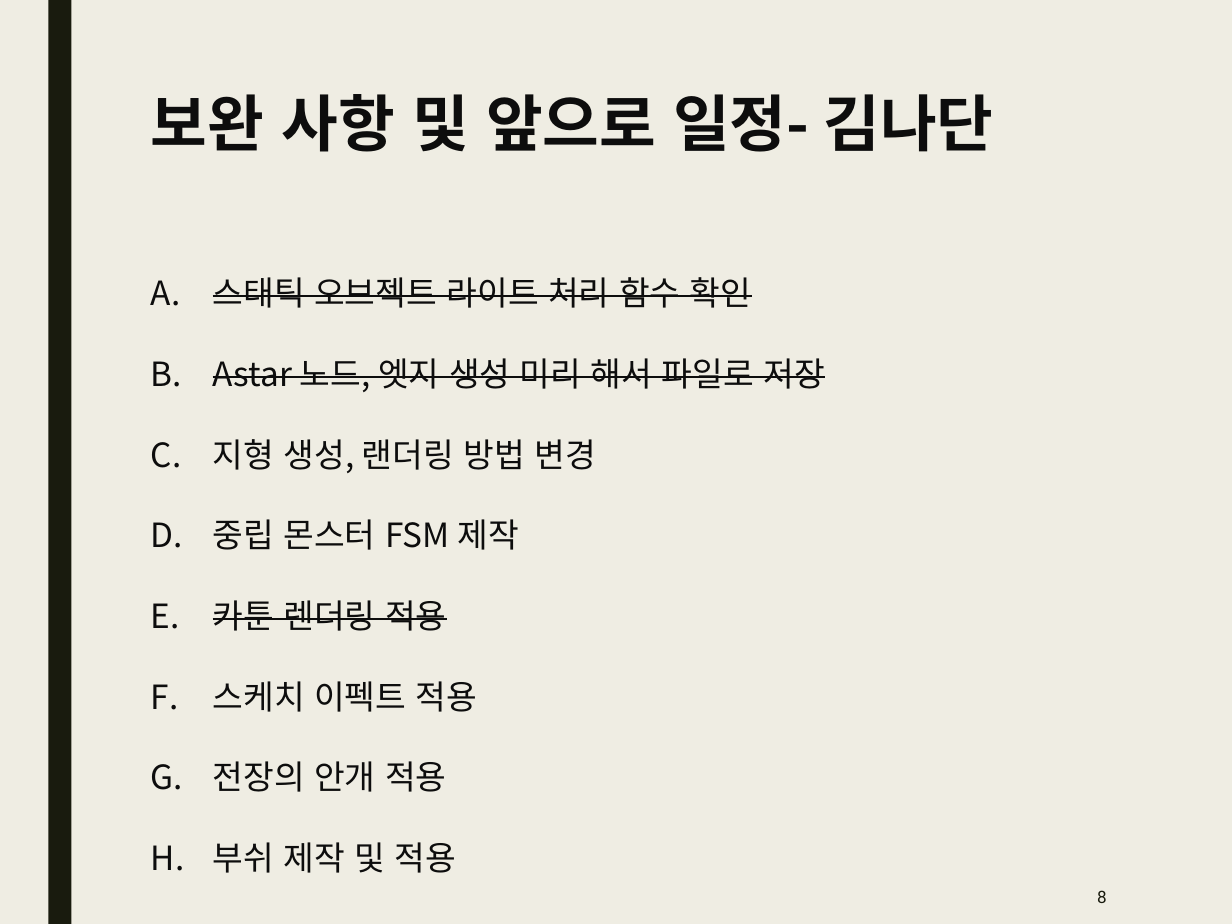
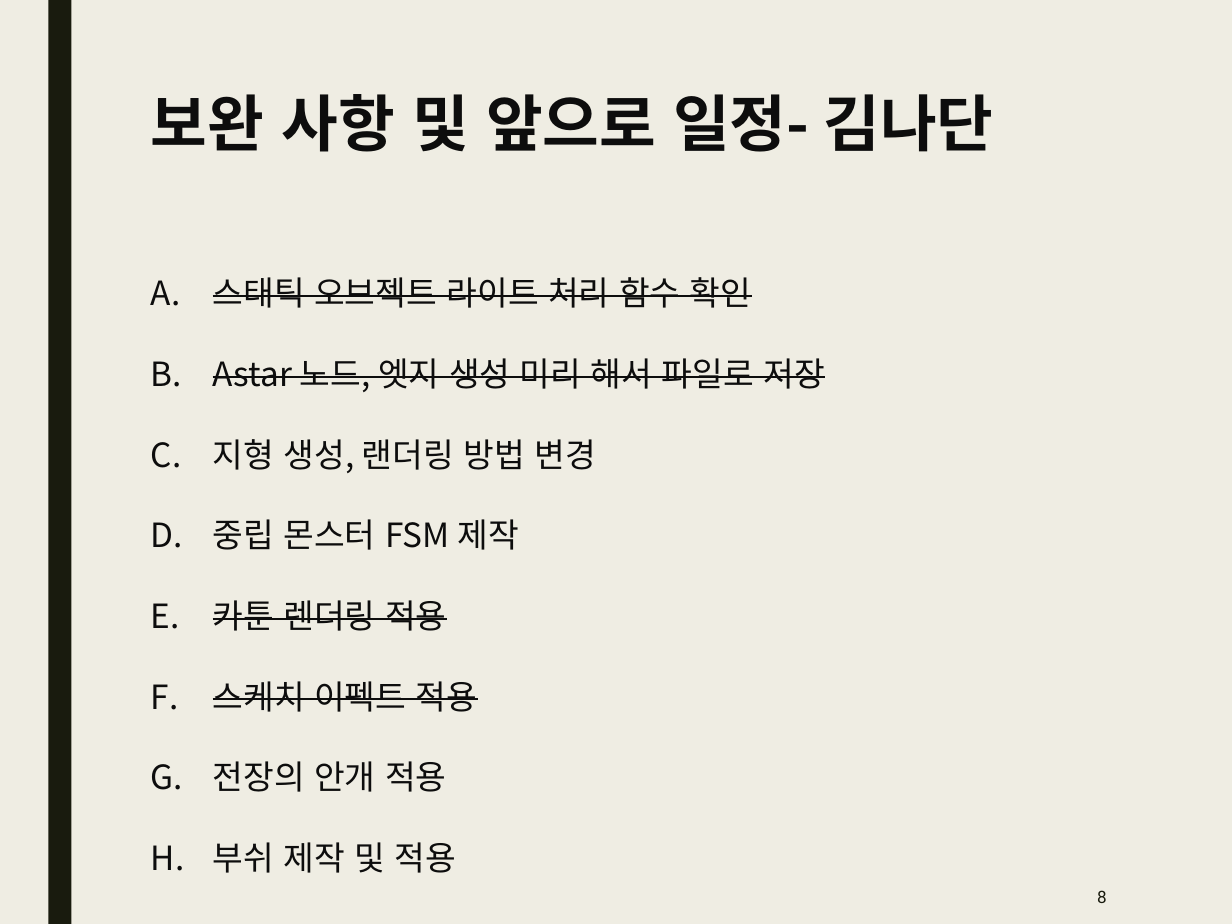
Before and after one commit to Kim2Kang/Documents, a slide deck: slide 8 of 진행사항.pptx. Drawn at 1232x924 pixels with LibreOffice and Linux fonts; fonts in the diff are those of the drawing. Boxes give left, top, right and bottom in pixels: in the first picture for what was removed or moved away, otherwise in the second. Text is boxed around its words. In the diff, an @@ line names an element or a change of style, - is before the commit and + after.

Commit message:
진행사항 업데이트

```diff
--- a/진행사항.pptx
+++ b/진행사항.pptx
@@ text at <box>213,681,477,712</box>: strikethrough on in "스케치 이펙트 적용" @@
```
